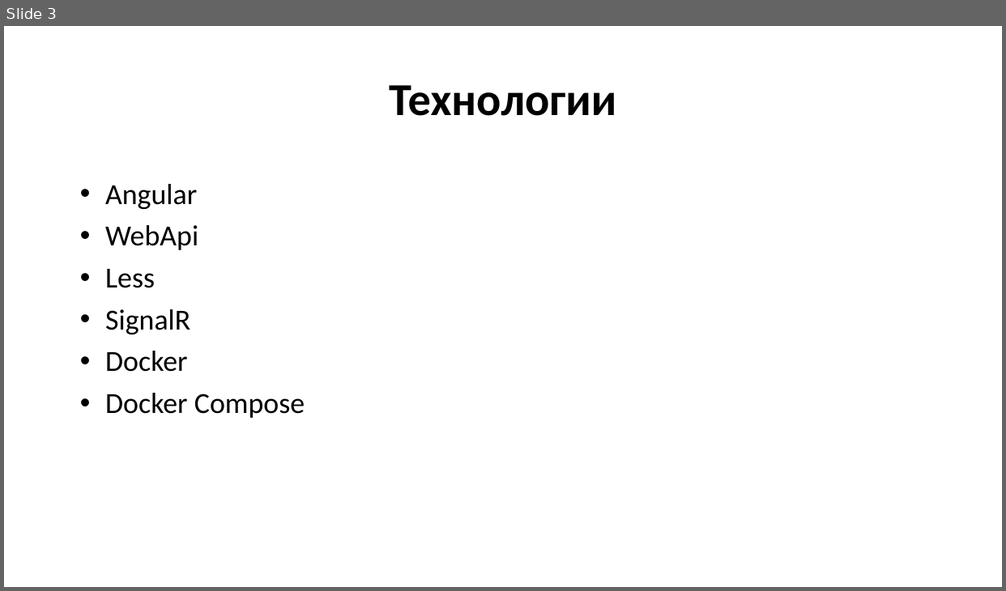
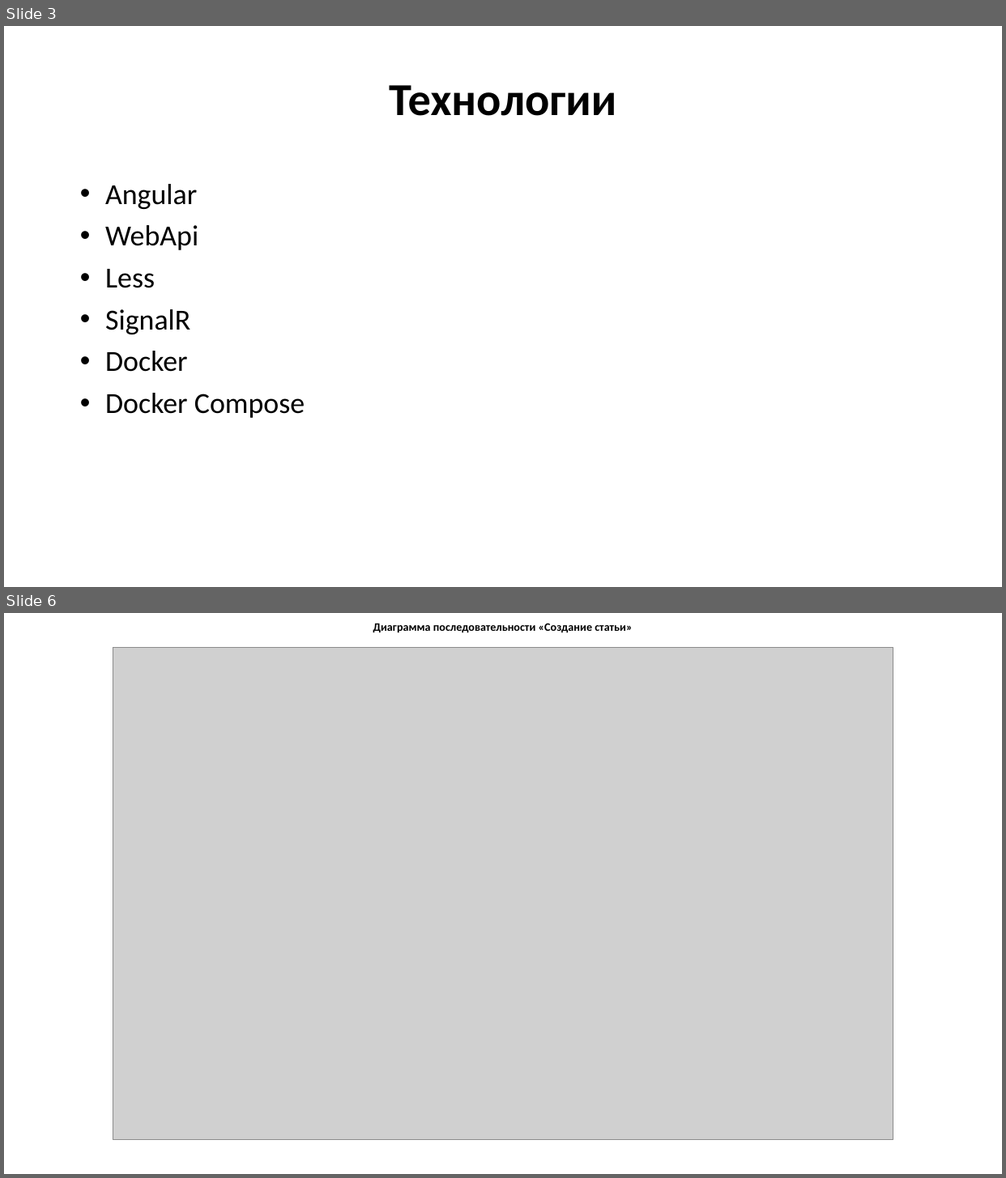
Before and after one commit to HelenMakarchuk/Infotecs.Tasks, a slide deck: Artifacts/Presentation.pptx. Shown one above the other, each under a label of ours: slide 3 before the commit, slides 3 and 6 after it; the slides between them are not shown. The pictures are 1006x591 and 1006x1178 pixels, drawn with LibreOffice and Linux fonts; fonts in the diff are those of the drawing; grey boxes stand for pictures. Boxes give left, top, right and bottom in pixels: in the first picture for what was removed or moved away, otherwise in the second. Text is boxed around its words. In the diff, an @@ line names an element or a change of style, - is before the commit and + after.

```diff
--- a/Artifacts/Presentation.pptx
+++ b/Artifacts/Presentation.pptx
@@ slide 6 added at <box>4,613,1002,1174</box>, background #FFFFFF @@
@@ text added at <box>373,623,632,633</box>, 11 pt, text #000000, bold @@
+Диаграмма последовательности «Создание статьи»
@@ picture added at <box>113,648,893,1139</box> @@
```
Also in this commit, not shown: 4 other slides added, 4 slides removed, 1 other file.
